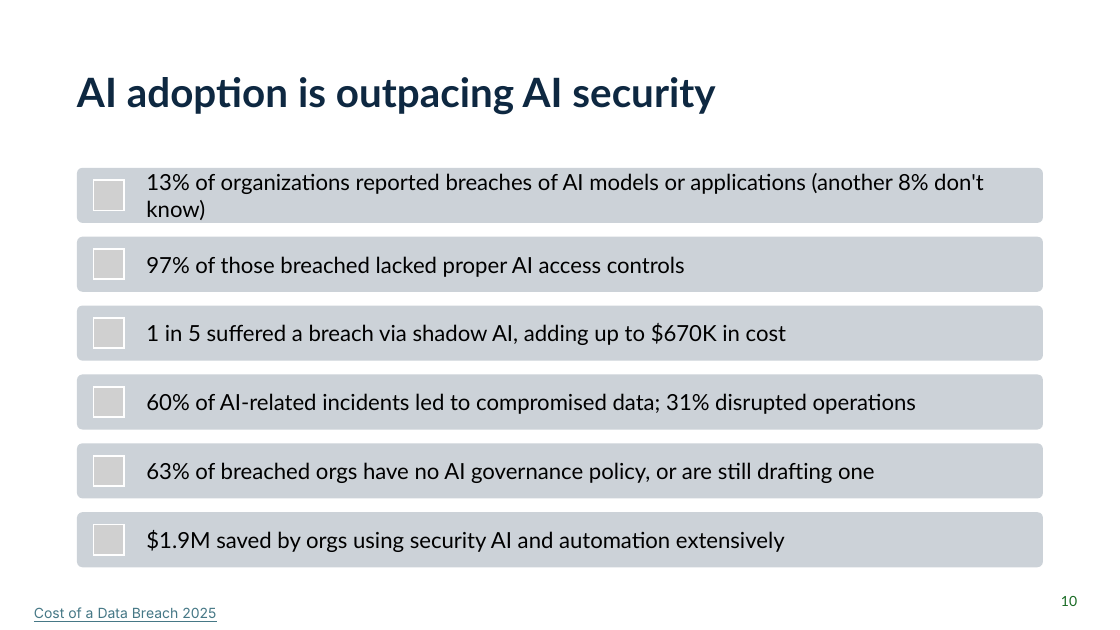
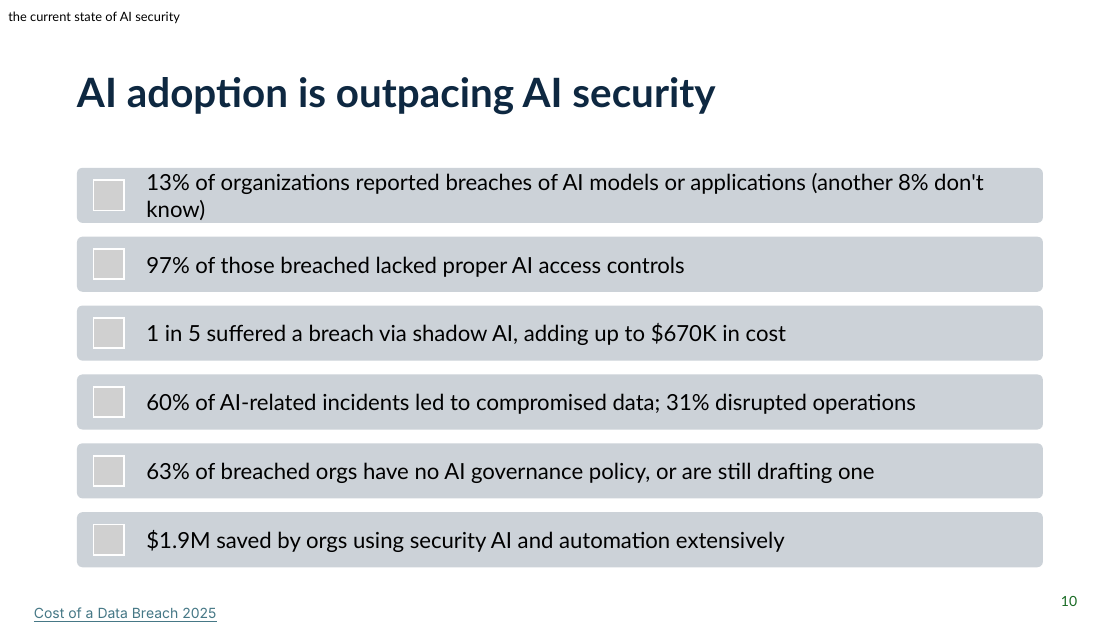
Before and after one commit to SciLifeLab-Training/using-ai-in-lifescience, a slide deck: slide 10 of materials/Cybersecurity_Using_AI_in_lifescience_A_primer.pptx. Drawn at 1120x630 pixels with LibreOffice and Linux fonts; fonts in the diff are those of the drawing; grey boxes stand for pictures; background and template pictures are left out. Boxes give left, top, right and bottom in pixels: in the first picture for what was removed or moved away, otherwise in the second. Text is boxed around its words. In the diff, an @@ line names an element or a change of style, - is before the commit and + after.

```diff
--- a/materials/Cybersecurity_Using_AI_in_lifescience_A_primer.pptx
+++ b/materials/Cybersecurity_Using_AI_in_lifescience_A_primer.pptx
@@ text added at [8,11,180,24], 11 pt, text #000000 @@
+the current state of AI security
```
Also in this commit, not shown: 7 other slides changed, 1 other file.
